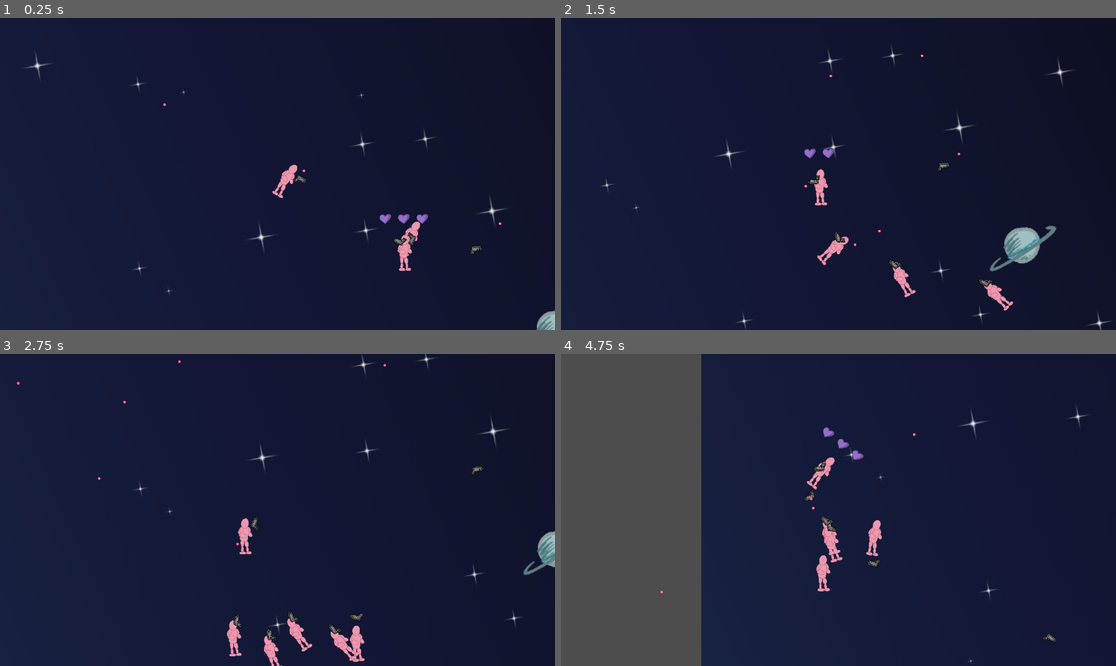
Above: before the commit, frames 1-4 (two rows, left to right).
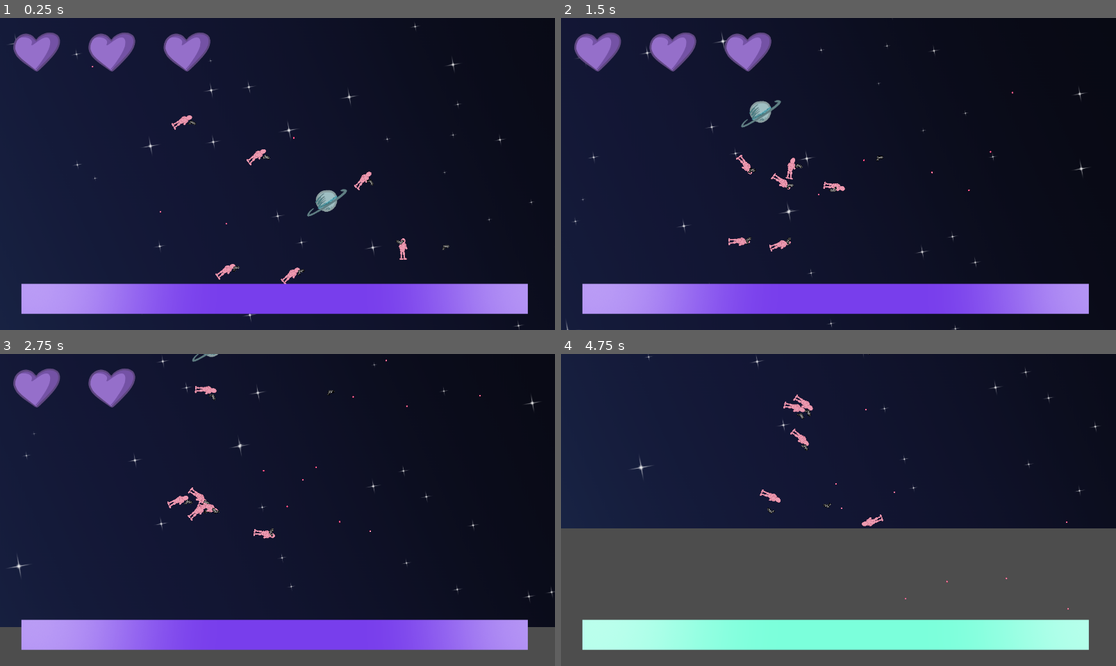
Above: after the commit, the same moments.

Repository: KenanMillet/object-in-motion
Game: Godot game, scene res://Level.tscn
Same seed, same stepped clock (60 frames per second), same inputs: the game is played once before the commit and once after it.
Inputs (mouse positions are in pixels of both pictures, inside the frame that each line leads up to):
- Up to frame 1 (0.25 s): no input
- Up to frame 2 (1.5 s): move the mouse to (960, 158) at 0.52 s; press the mouse at (960, 158) at 0.53 s; right-click (960, 158) at 0.8 s; move the mouse to (727, 189) at 1.27 s; release the mouse at (727, 189) at 1.28 s; right-click (727, 189) at 1.35 s
- Up to frame 3 (2.75 s): click (166, 525) at 1.55 s; move the mouse to (333, 441) at 2.02 s; press the mouse at (333, 441) at 2.03 s; right-click (333, 441) at 2.3 s
- Up to frame 4 (4.75 s): move the mouse to (810, 572) at 2.77 s; release the mouse at (810, 572) at 2.78 s; right-click (810, 572) at 2.85 s; click (810, 572) at 3.05 s; move the mouse to (1005, 556) at 3.52 s; hold Right mouse button (Focus) 3.53-4.28 s; tap Middle mouse button (ToggleThrow) at 3.6 s; move the mouse to (672, 463) at 4.27 s; click (672, 463) at 4.35 s

The runs differ from the first frame. In frame 1, 13% of the frame differs, in the area x 1-100%, y 1-100%; in frame 2, 14%; in frame 3, 18%; in frame 4, 50%, in the area x 0-100%, y 0-100%.

Commit message:
Focus changes and HUD improvments

Diff:
--- a/AgentMedium.tscn
+++ /dev/null
@@ -1,61 +0,0 @@
-[gd_scene load_steps=10 format=3 uid="uid://rl71eoe3h2qx"]
-
-[ext_resource type="Script" path="res://agent.gd" id="1_vukeg"]
-[ext_resource type="Texture2D" uid="uid://dgbydmxxj7dum" path="res://art/playerbase.png" id="2_4m7w8"]
-[ext_resource type="Texture2D" uid="uid://cngxcwi3cw3d" path="res://art/combat ui/hearts/starting_agent/starting_agent_0000.png" id="2_biv6r"]
-[ext_resource type="Texture2D" uid="uid://bsosm726xb5wr" path="res://art/combat ui/hearts/starting_agent/starting_agent_0001.png" id="3_ax6fn"]
-[ext_resource type="Texture2D" uid="uid://277wjrnfbjhm" path="res://art/combat ui/hearts/starting_agent/starting_agent_0002.png" id="4_cbwhv"]
-[ext_resource type="Texture2D" uid="uid://dw58lwxkk4y1y" path="res://art/combat ui/hearts/starting_agent/starting_agent_0003.png" id="5_gnvw3"]
-
-[sub_resource type="SpriteFrames" id="SpriteFrames_5wyik"]
-animations = [{
-"frames": [{
-"duration": 1.0,
-"texture": ExtResource("2_4m7w8")
-}],
-"loop": true,
-"name": &"default",
-"speed": 5.0
-}]
-
-[sub_resource type="CapsuleShape2D" id="CapsuleShape2D_ytdjo"]
-height = 52.0
-
-[sub_resource type="CapsuleShape2D" id="CapsuleShape2D_c00xd"]
-
-[node name="AgentMedium" type="RigidBody2D" node_paths=PackedStringArray("hand", "shoulder", "enemyHitbox", "playerHitbox", "healthBar")]
-mass = 70.0
-gravity_scale = 0.0
-linear_damp_mode = 1
-linear_damp = 0.1
-script = ExtResource("1_vukeg")
-hand = NodePath("Shoulder/Hand")
-shoulder = NodePath("Shoulder")
-enemyHitbox = NodePath("Enemy Hitbox")
-playerHitbox = NodePath("Player Hitbox")
-healthBar = NodePath("Health Bar")
-heartDisplay = Array[CompressedTexture2D]([ExtResource("2_biv6r"), ExtResource("3_ax6fn"), ExtResource("4_cbwhv"), ExtResource("5_gnvw3")])
-
-[node name="AnimatedSprite2D" type="AnimatedSprite2D" parent="."]
-position = Vector2(8, 4)
-scale = Vector2(0.05, 0.05)
-sprite_frames = SubResource("SpriteFrames_5wyik")
-
-[node name="Enemy Hitbox" type="CollisionShape2D" parent="."]
-position = Vector2(1, 4)
-shape = SubResource("CapsuleShape2D_ytdjo")
-
-[node name="Player Hitbox" type="CollisionShape2D" parent="."]
-position = Vector2(0, -4.76837e-07)
-scale = Vector2(-0.609939, 0.769017)
-shape = SubResource("CapsuleShape2D_c00xd")
-debug_color = Color(0.690645, 0.287299, 1, 0.42)
-
-[node name="Shoulder" type="Marker2D" parent="."]
-position = Vector2(5, -7)
-
-[node name="Hand" type="Marker2D" parent="Shoulder"]
-position = Vector2(13, 0)
-
-[node name="Health Bar" type="Marker2D" parent="."]
-position = Vector2(0, -42)
--- /dev/null
+++ b/AgentStarting.tscn
@@ -0,0 +1,59 @@
+[gd_scene load_steps=8 format=3 uid="uid://rl71eoe3h2qx"]
+
+[ext_resource type="Script" path="res://agent.gd" id="1_x38s1"]
+[ext_resource type="PackedScene" uid="uid://dohty5kqwuune" path="res://HealthChunkStarting.tscn" id="2_b2ane"]
+[ext_resource type="Texture2D" uid="uid://87hursygqwhr" path="res://art/combat ui/focus bars/starting_agent_focus.png" id="3_qv8pj"]
+[ext_resource type="Texture2D" uid="uid://dgbydmxxj7dum" path="res://art/playerbase.png" id="3_ujaxi"]
+
+[sub_resource type="SpriteFrames" id="SpriteFrames_5wyik"]
+animations = [{
+"frames": [{
+"duration": 1.0,
+"texture": ExtResource("3_ujaxi")
+}],
+"loop": true,
+"name": &"default",
+"speed": 5.0
+}]
+
+[sub_resource type="CapsuleShape2D" id="CapsuleShape2D_ytdjo"]
+height = 52.0
+
+[sub_resource type="CapsuleShape2D" id="CapsuleShape2D_c00xd"]
+
+[node name="AgentStarting" type="RigidBody2D" node_paths=PackedStringArray("hand", "shoulder", "enemyHitbox", "playerHitbox")]
+mass = 70.0
+gravity_scale = 0.0
+linear_damp_mode = 1
+linear_damp = 0.1
+script = ExtResource("1_x38s1")
+hand = NodePath("Shoulder/Hand")
+shoulder = NodePath("Shoulder")
+enemyHitbox = NodePath("Enemy Hitbox")
+playerHitbox = NodePath("Player Hitbox")
+healthChunk = ExtResource("2_b2ane")
+focusBar = ExtResource("3_qv8pj")
+
+[node name="Body" type="AnimatedSprite2D" parent="."]
+position = Vector2(8, 4)
+scale = Vector2(0.05, 0.05)
+sprite_frames = SubResource("SpriteFrames_5wyik")
+
+[node name="Enemy Hitbox" type="CollisionShape2D" parent="."]
+position = Vector2(1, 4)
+shape = SubResource("CapsuleShape2D_ytdjo")
+
+[node name="Player Hitbox" type="CollisionShape2D" parent="."]
+position = Vector2(0, -4.76837e-07)
+scale = Vector2(-0.609939, 0.769017)
+shape = SubResource("CapsuleShape2D_c00xd")
+debug_color = Color(0.690645, 0.287299, 1, 0.42)
+
+[node name="Shoulder" type="Marker2D" parent="."]
+position = Vector2(5, -7)
+
+[node name="Hand" type="Marker2D" parent="Shoulder"]
+position = Vector2(13, 0)
+
+[node name="Health Bar" type="Marker2D" parent="."]
+position = Vector2(0, -42)
--- /dev/null
+++ b/HealthChunkStarting.tscn
@@ -0,0 +1,26 @@
+[gd_scene load_steps=5 format=3 uid="uid://dohty5kqwuune"]
+
+[ext_resource type="Texture2D" uid="uid://cngxcwi3cw3d" path="res://art/combat ui/hearts/starting_agent/starting_agent_0000.png" id="1_mygci"]
+[ext_resource type="Texture2D" uid="uid://bsosm726xb5wr" path="res://art/combat ui/hearts/starting_agent/starting_agent_0001.png" id="2_ero50"]
+[ext_resource type="Texture2D" uid="uid://277wjrnfbjhm" path="res://art/combat ui/hearts/starting_agent/starting_agent_0002.png" id="3_fv1co"]
+[ext_resource type="Texture2D" uid="uid://dw58lwxkk4y1y" path="res://art/combat ui/hearts/starting_agent/starting_agent_0003.png" id="4_b5u0m"]
+
+[node name="Health Chunk" type="AspectRatioContainer"]
+offset_right = 1.0
+offset_bottom = 1.0
+
+[node name="Full" type="TextureRect" parent="."]
+layout_mode = 2
+texture = ExtResource("1_mygci")
+
+[node name="Missing 1" type="TextureRect" parent="."]
+layout_mode = 2
+texture = ExtResource("2_ero50")
+
+[node name="Missing 2" type="TextureRect" parent="."]
+layout_mode = 2
+texture = ExtResource("3_fv1co")
+
+[node name="Missing 3" type="TextureRect" parent="."]
+layout_mode = 2
+texture = ExtResource("4_b5u0m")
--- a/Level.tscn
+++ b/Level.tscn
@@ -3,7 +3,7 @@
 [ext_resource type="Script" path="res://InstanceManager.gd" id="1_fo1qu"]
 [ext_resource type="PackedScene" uid="uid://eli52larnpyd" path="res://Player.tscn" id="2_48rs6"]
 [ext_resource type="PackedScene" uid="uid://b07rv0ofpm43a" path="res://Background_1.tscn" id="3_2nl6q"]
-[ext_resource type="PackedScene" uid="uid://rl71eoe3h2qx" path="res://AgentMedium.tscn" id="3_yqvf8"]
+[ext_resource type="PackedScene" uid="uid://rl71eoe3h2qx" path="res://AgentStarting.tscn" id="3_yqvf8"]
 [ext_resource type="PackedScene" uid="uid://dxlvnghp7s5iy" path="res://Pistol.tscn" id="4_o8hum"]
 
 [sub_resource type="WorldBoundaryShape2D" id="WorldBoundaryShape2D_u2hhs"]
--- a/Player.gd
+++ b/Player.gd
@@ -1,8 +1,10 @@
 class_name Player
 extends Node
 
-@export var focusTimeScale = 0.2
-@export var maxFocusTime = 2.0
+signal agent_changed(new_agent: Agent, old_agent: Agent)
+signal gun_changed(new_gun: Gun, old_gun: Gun)
+signal focus_changed(percent_remaining: float)
+
 @export var startingGun: PackedScene
 @export var startingAgent: PackedScene
 @export var instanceManager: InstanceManager
@@ -10,14 +12,39 @@
 @export var cameraMount: Node2D
 @export var cursorPos: Node2D
 @export var targetPos: Node2D
-@export var controlCooldown = 0.5
+@export var controlCooldown: float = 0.5
+@export var spaceMaxFocusTime: float = INF
+@export var spaceFocusTimeScale: float = 0.1
 
-var gun: Gun = null
-var agent: Agent = null
+var gun: Gun = null:
+	get:
+		return gun
+	set(value):
+		var old_gun = gun
+		gun = value
+		gun_changed.emit(value, old_gun)
+var agent: Agent = null:
+	get:
+		return agent
+	set(value):
+		var old_agent = agent
+		agent = value
+		agent_changed.emit(value, old_agent)
 
 var forceFocus = false
 var controlDowntime = 0
-@onready var focusTime = maxFocusTime
+var maxFocusTime: float:
+	get:
+		return agent.maxFocusTime if agent != null else spaceMaxFocusTime
+var focusTimeScale: float:
+	get:
+		return agent.focusTimeScale if agent != null else spaceFocusTimeScale
+var focusTime: float = 0:
+	get:
+		return focusTime
+	set(value):
+		focusTime = value
+		focus_changed.emit(focusTime/maxFocusTime if !is_inf(maxFocusTime) else 1.0)
 
 # Called when the node enters the scene tree for the first time.
 func _ready() -> void:
@@ -34,20 +61,21 @@
 	if agent != null:
 		agent.enemyHitbox.set_deferred("disabled", false)
 		agent.playerHitbox.set_deferred("disabled", true)
-		agent.target = targetPos
+		if agent.target != null:
+			agent.target = targetPos
 		agent.controllingPlayer = null
 		agent.died.disconnect(_on_agent_death)
-		agent.queue_redraw()
-	newAgent.target = cursorPos
-	newAgent.enemyHitbox.set_deferred("disabled", true)
-	newAgent.playerHitbox.set_deferred("disabled", false)
-	newAgent.died.connect(_on_agent_death)
-	newAgent.controllingPlayer = self
-	newAgent.queue_redraw()
+	if newAgent != null:
+		newAgent.target = cursorPos
+		newAgent.enemyHitbox.set_deferred("disabled", true)
+		newAgent.playerHitbox.set_deferred("disabled", false)
+		newAgent.died.connect(_on_agent_death)
+		newAgent.controllingPlayer = self
 	agent = newAgent
+	focusTime = maxFocusTime
+	controlDowntime = controlCooldown
 	if newGun != null:
 		controlGun(newGun)
-	controlDowntime = controlCooldown
 
 func controlGun(newGun: Gun) -> void:
 	if gun != null:
@@ -72,7 +100,7 @@
 
 	controlDowntime = max(controlDowntime - delta, 0)
 	if Input.is_action_pressed("Focus") || forceFocus:
-		Engine.time_scale = focusTimeScale
+		Engine.time_scale = focusTimeScale if focusTime > 0 else 1.0
 		if !Input.is_action_just_pressed("Focus"):
 			focusTime = max(focusTime - delta, 0)
 	else:
@@ -92,15 +120,12 @@
 			agent.startChargingThrow()
 		if Input.is_action_just_released("Fire") && agent.throwMode:
 			agent.throwGun()
-			agent.died.disconnect(_on_agent_death)
-			agent.target = targetPos
-			agent = null
-
+			controlAgent(null, gun)
 
 func _on_agent_death() -> void:
 	agent.died.disconnect(_on_agent_death)
 	agent.target = null
-	agent = null
+	controlAgent(null, gun)
 	forceFocus = true
 
 func _on_gun_contact(body: Node) -> void:
--- a/Player.tscn
+++ b/Player.tscn
@@ -2,7 +2,7 @@
 
 [ext_resource type="Script" path="res://Player.gd" id="1_8uice"]
 [ext_resource type="PackedScene" uid="uid://dxlvnghp7s5iy" path="res://Pistol.tscn" id="2_pwykp"]
-[ext_resource type="PackedScene" uid="uid://rl71eoe3h2qx" path="res://AgentMedium.tscn" id="3_e1h85"]
+[ext_resource type="PackedScene" uid="uid://rl71eoe3h2qx" path="res://AgentStarting.tscn" id="3_e1h85"]
 [ext_resource type="PackedScene" uid="uid://ddjmlwnyldf4a" path="res://hud.tscn" id="4_ns5kd"]
 
 [node name="Player" type="Node" node_paths=PackedStringArray("camera", "cameraMount", "cursorPos", "targetPos")]
@@ -26,3 +26,7 @@
 [node name="TargetPos" type="Node2D" parent="."]
 
 [node name="HUD" parent="." instance=ExtResource("4_ns5kd")]
+
+[connection signal="agent_changed" from="." to="HUD" method="_on_player_agent_changed"]
+[connection signal="focus_changed" from="." to="HUD" method="_on_player_focus_changed"]
+[connection signal="gun_changed" from="." to="HUD" method="_on_player_gun_changed"]
--- a/agent.gd
+++ b/agent.gd
@@ -2,6 +2,7 @@
 extends RigidBody2D
 
 signal died
+signal health_changed(new_health: int)
 
 @export var hand: Marker2D
 @export var shoulder: Marker2D
@@ -12,10 +13,18 @@
 @export var maxThrowTorque = 75
 @export var enemyHitbox: CollisionShape2D = null
 @export var playerHitbox: CollisionShape2D = null
-@export var healthBar: Marker2D
-@export var health: int = 12
+@export var health: int = 12:
+	get:
+		return health
+	set(value):
+		health = value
+		health_changed.emit(value)
+@export var healthChunk: PackedScene
+@export var maxFocusTime: float = 2.0
+@export var focusTimeScale: float = 0.2
+@export var focusBar: Texture = null
+
 @export var preferredDistance: Vector2 = Vector2(250, 400)
-@export var heartDisplay: Array[CompressedTexture2D]
 
 var gun: Gun = null
 var prevGunParent: Node = null
@@ -166,16 +175,6 @@
 		lastPosition = null
 
 func _draw() -> void:
-	if controllingPlayer != null && health > 0:
-		var h = health
-		var scale = 0.1
-		var currentHeartPos = healthBar.position/scale + ((ceilf(h/4.0) - 1) * 0.5 * Vector2.LEFT * heartDisplay[0].get_width())
-		draw_set_transform(Vector2.ZERO, 0, scale * Vector2.ONE)
-		while h > 0:
-			draw_texture(heartDisplay[4-min(4, h)], currentHeartPos - heartDisplay[0].get_size()/2)
-			currentHeartPos += Vector2.RIGHT * heartDisplay[0].get_width()
-			h -= 4
-
 	var tp = throwPower()
 	var throwIndicatorLength = lerpf(minThrowImpulse, maxThrowImpulse, tp)
 	if tp > 0 && gun != null:
--- a/hud.gd
+++ b/hud.gd
@@ -1,11 +1,69 @@
+class_name HUD
 extends CanvasLayer
 
+@export var focus: TextureProgressBar
+@export var spaceFocusBar: Texture = null
+@export var health: HBoxContainer
+@export var plan: HBoxContainer
 
 # Called when the node enters the scene tree for the first time.
 func _ready() -> void:
-	pass # Replace with function body.
+	pass
 
 
 # Called every frame. 'delta' is the elapsed time since the previous frame.
 func _process(delta: float) -> void:
 	pass
+
+func set_new_health_chunks(new_agent: Agent) -> void:
+	for child in health.get_children():
+		health.remove_child(child)
+		child.queue_free()
+	if new_agent == null || new_agent.healthChunk == null:
+		return
+	for _h in ceili(new_agent.health/4.0):
+		health.add_child(new_agent.healthChunk.instantiate())
+
+func _on_player_agent_changed(new_agent: Agent, old_agent: Agent) -> void:
+	set_new_health_chunks(new_agent)
+	focus.texture_progress = new_agent.focusBar if new_agent != null else spaceFocusBar
+
+	var handle_signals = func(agent: Agent, signal_fn: StringName):
+		var handle: Callable
+		if signal_fn == "connect":
+			handle = func(sig: Signal, slot: Callable, args: Array):
+				Callable.create(sig, signal_fn).call(slot)
+				slot.callv(args)
+		else:
+			handle = func(sig: Signal, slot: Callable, _args: Array):
+				Callable.create(sig, signal_fn).call(slot)
+		handle.call(agent.health_changed, _on_agent_health_changed, [agent.health])
+
+	if old_agent != null:
+		handle_signals.call(old_agent, "disconnect")
+	if new_agent != null:
+		handle_signals.call(new_agent, "connect")
+
+func _on_player_gun_changed(new_gun: Gun, old_gun: Gun) -> void:
+	pass # Replace with function body.
+
+
+func _on_agent_health_changed(new_health: int) -> void:
+	for chunk: CanvasItem in health.get_children():
+		chunk.visible = false
+		for piece: CanvasItem in chunk.get_children():
+			piece.visible = false
+	var max_health: int = health.get_child_count() * 4
+	if max_health < new_health:
+		print("new_health: ", new_health, " is above max_health: ", max_health, " so excess health will not be displayed")
+	new_health = min(new_health, max_health)
+	for h in range(0,new_health,4):
+		var chunk: CanvasItem = health.get_child(h/4)
+		var piece: CanvasItem = chunk.get_child(4 - min(new_health - h, 4))
+		chunk.visible = true
+		piece.visible = true
+
+
+func _on_player_focus_changed(percent_remaining: float) -> void:
+	print("Focus Remaining: ", percent_remaining * 100, "%")
+	focus.value = percent_remaining
--- a/hud.tscn
+++ b/hud.tscn
@@ -1,6 +1,42 @@
-[gd_scene load_steps=2 format=3 uid="uid://ddjmlwnyldf4a"]
+[gd_scene load_steps=5 format=3 uid="uid://ddjmlwnyldf4a"]
 
 [ext_resource type="Script" path="res://hud.gd" id="1_lj0gx"]
+[ext_resource type="Texture2D" uid="uid://87hursygqwhr" path="res://art/combat ui/focus bars/starting_agent_focus.png" id="2_fpunk"]
+[ext_resource type="Texture2D" uid="uid://pq3w5xq7s4ec" path="res://art/combat ui/focus bars/small_agent_focus.png" id="2_t32y3"]
+[ext_resource type="PackedScene" uid="uid://dohty5kqwuune" path="res://HealthChunkStarting.tscn" id="3_wcqru"]
 
-[node name="HUD" type="CanvasLayer"]
+[node name="HUD" type="CanvasLayer" node_paths=PackedStringArray("focus", "health", "plan")]
 script = ExtResource("1_lj0gx")
+focus = NodePath("Focus")
+spaceFocusBar = ExtResource("2_t32y3")
+health = NodePath("VBoxContainer/Health")
+plan = NodePath("VBoxContainer/Plan")
+
+[node name="Focus" type="TextureProgressBar" parent="."]
+offset_right = 1920.0
+offset_bottom = 1080.0
+max_value = 1.0
+step = 0.001
+value = 1.0
+fill_mode = 6
+texture_progress = ExtResource("2_fpunk")
+tint_under = Color(0, 0, 0, 0.862745)
+
+[node name="VBoxContainer" type="VBoxContainer" parent="."]
+offset_right = 1920.0
+offset_bottom = 360.0
+
+[node name="Health" type="HBoxContainer" parent="VBoxContainer"]
+layout_mode = 2
+
+[node name="Health Chunk" parent="VBoxContainer/Health" instance=ExtResource("3_wcqru")]
+layout_mode = 2
+
+[node name="Health Chunk2" parent="VBoxContainer/Health" instance=ExtResource("3_wcqru")]
+layout_mode = 2
+
+[node name="Health Chunk3" parent="VBoxContainer/Health" instance=ExtResource("3_wcqru")]
+layout_mode = 2
+
+[node name="Plan" type="HBoxContainer" parent="VBoxContainer"]
+layout_mode = 2
--- a/project.godot
+++ b/project.godot
@@ -14,6 +14,11 @@
 run/main_scene="res://Level.tscn"
 config/features=PackedStringArray("4.3", "GL Compatibility")
 config/icon="res://icon.svg"
+
+[display]
+
+window/size/viewport_width=1920
+window/size/viewport_height=1080
 
 [input]
 
